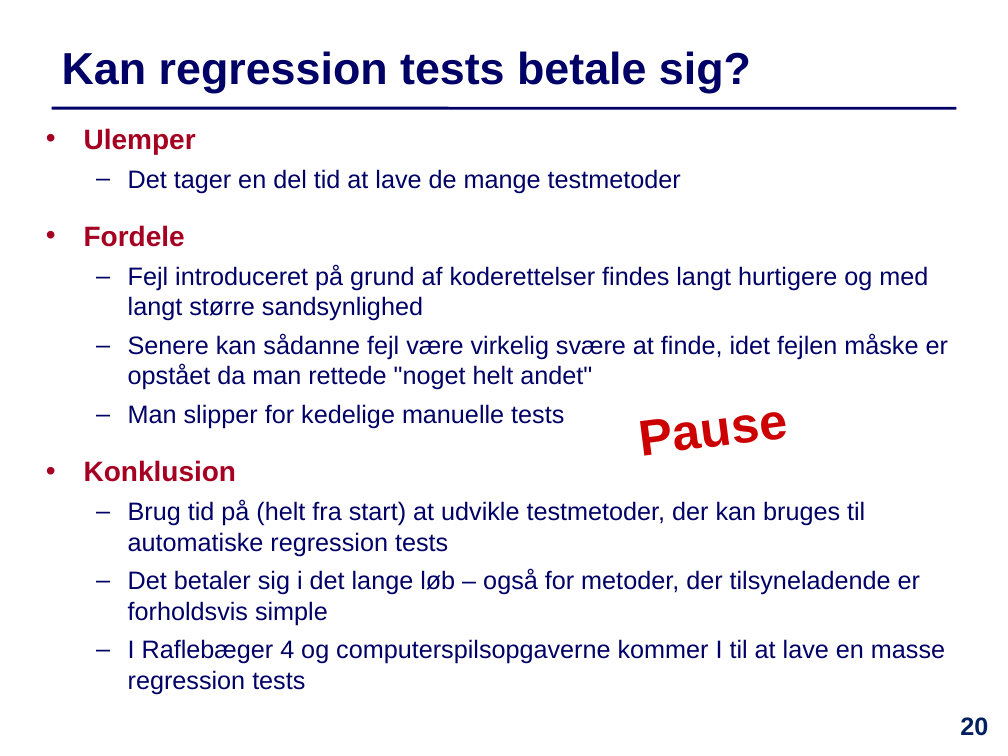
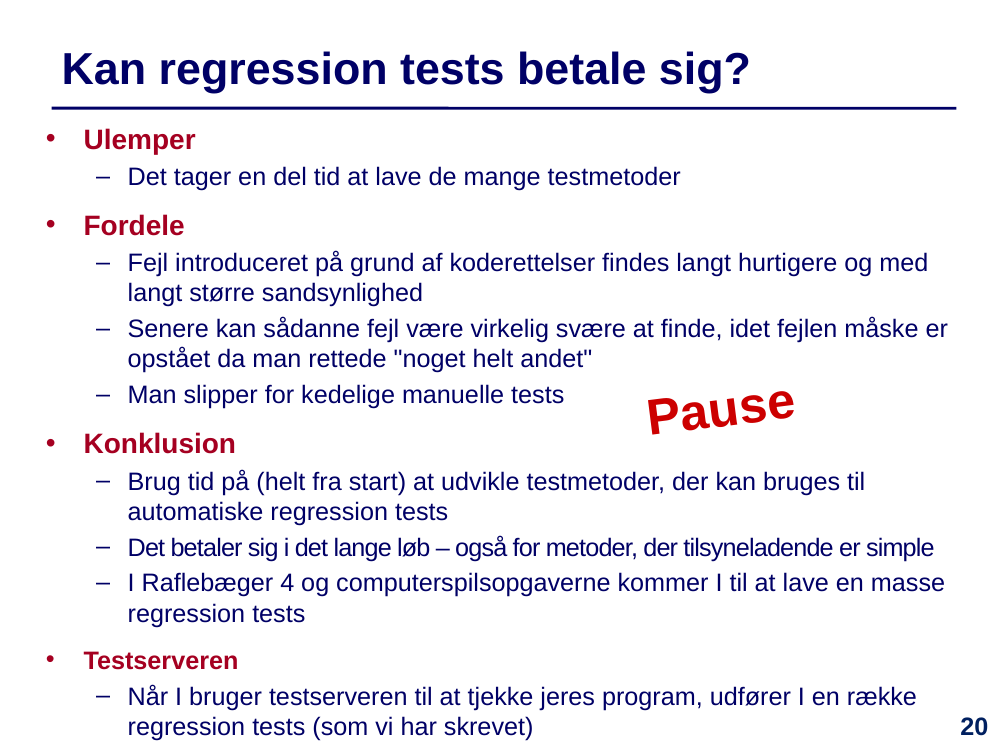
Before and after one commit to IntProgAU/Materiale, a slide deck: slide 20 of web/e23/uge_10/Slides-Uge10.pptx. Drawn at 1008x756 pixels with LibreOffice and Linux fonts; fonts in the diff are those of the drawing. Boxes give left, top, right and bottom in pixels: in the first picture for what was removed or moved away, otherwise in the second. Text is boxed around its words. In the diff, an @@ line names an element or a change of style, - is before the commit and + after.

```diff
--- a/web/e23/uge_10/Slides-Uge10.pptx
+++ b/web/e23/uge_10/Slides-Uge10.pptx
@@ text at [84, 166, 948, 627]: less space between paragraphs @@
@@ text "Pause": place and size @@
-text "Pause" at [642, 412, 789, 456]
+text "Pause" at [650, 391, 797, 435]
@@ text at [128, 535, 935, 561]: text changed @@
-  – Det betaler sig i det lange løb – også for metoder, der tilsyneladende er forholdsvis simple
+  – Det betaler sig i det lange løb – også for metoder, der tilsyneladende er simple
@@ text at [84, 651, 917, 710]: paragraphs added @@
+  • Testserveren
+  – Når I bruger testserveren til at tjekke jeres program, udfører I en række regression tests (som vi har skrevet)
```
Also in this commit, not shown: 2 other files.
